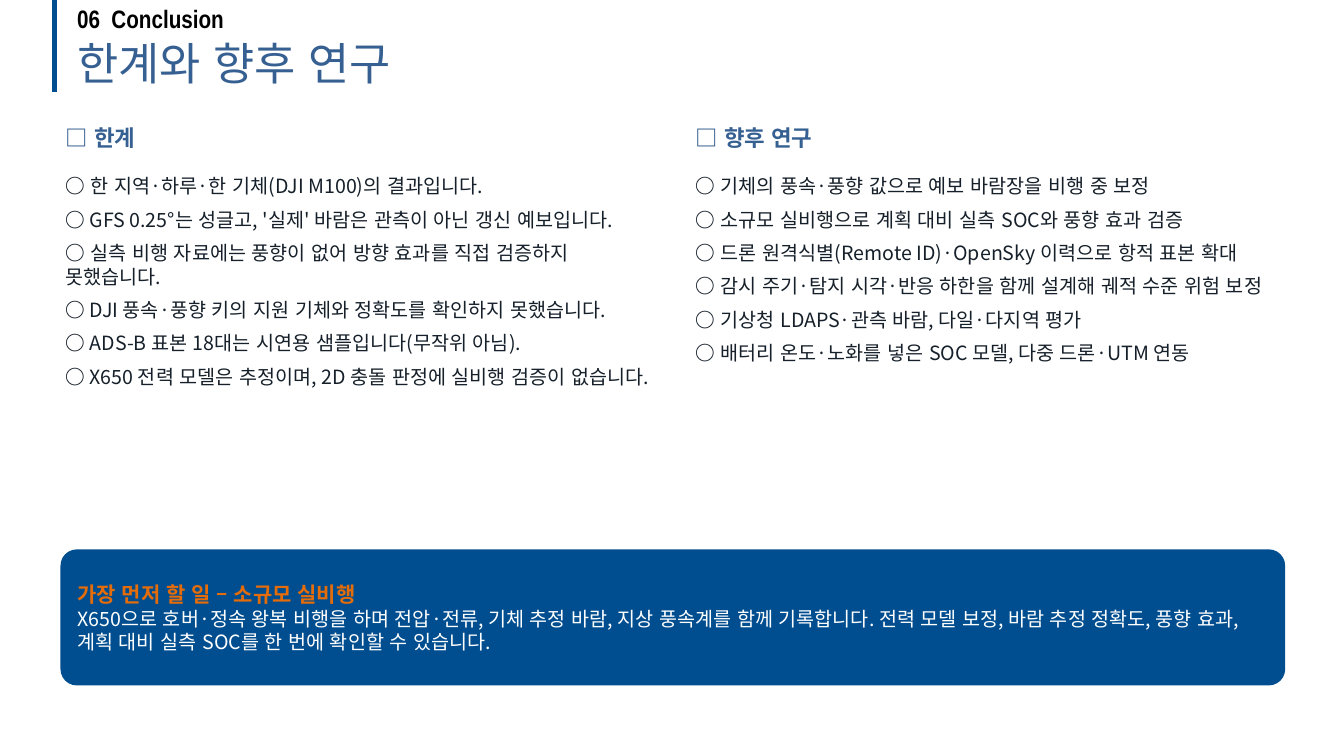
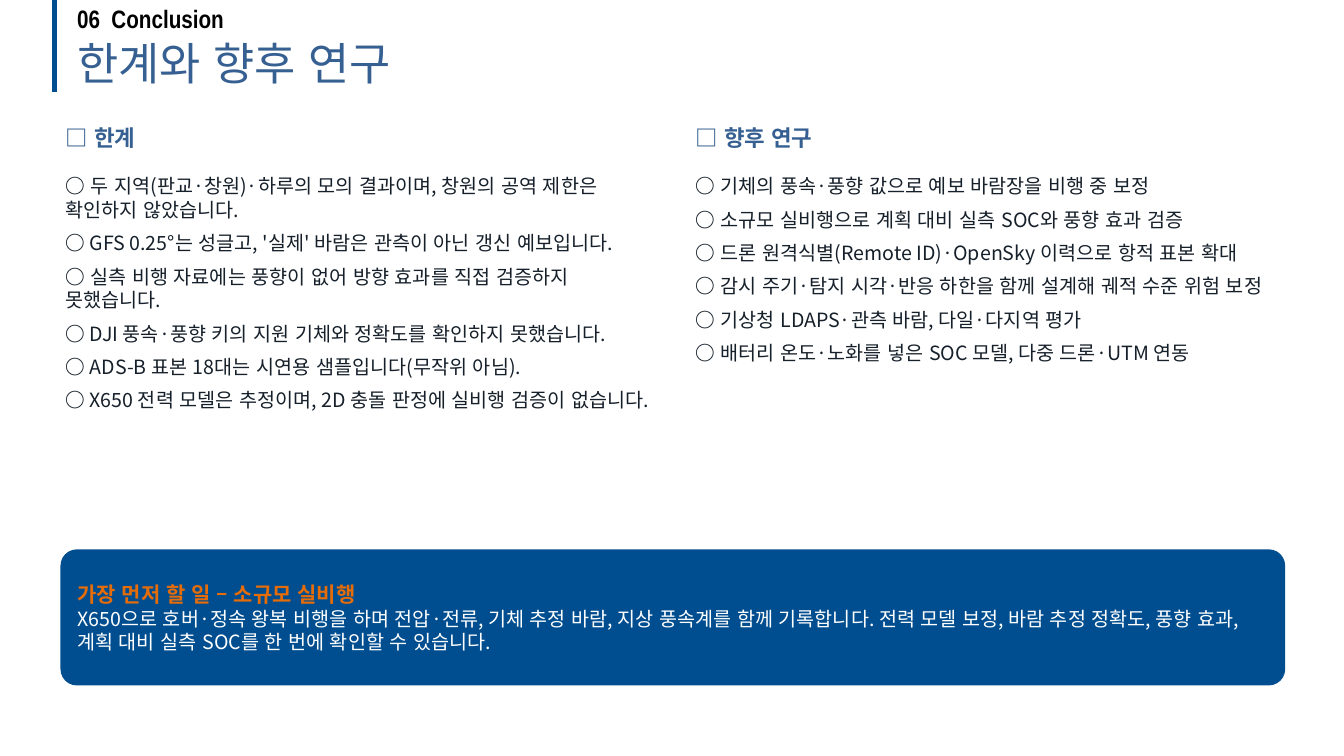
Before and after one commit to dnfl5345/Drone_path_opt, a slide deck: slide 37 of docs/drone_soc_academic_talk.pptx (slide 35 before the commit). Drawn at 1344x756 pixels with LibreOffice and Linux fonts; fonts in the diff are those of the drawing; background and template pictures are left out. Boxes give left, top, right and bottom in pixels: in the first picture for what was removed or moved away, otherwise in the second. Text is boxed around its words. In the diff, an @@ line names an element or a change of style, - is before the commit and + after.

```diff
--- a/docs/drone_soc_academic_talk.pptx
+++ b/docs/drone_soc_academic_talk.pptx
@@ text at (x1=65, y1=176, x2=597, y2=219): text changed @@
-○ 한 지역·하루·한 기체(DJI M100)의 결과입니다.
+○ 두 지역(판교·창원)·하루의 모의 결과이며, 창원의 공역 제한은 확인하지 않았습니다.
```
Also in this commit, not shown: 3 other slides changed, 2 slides added, 1 other file.
